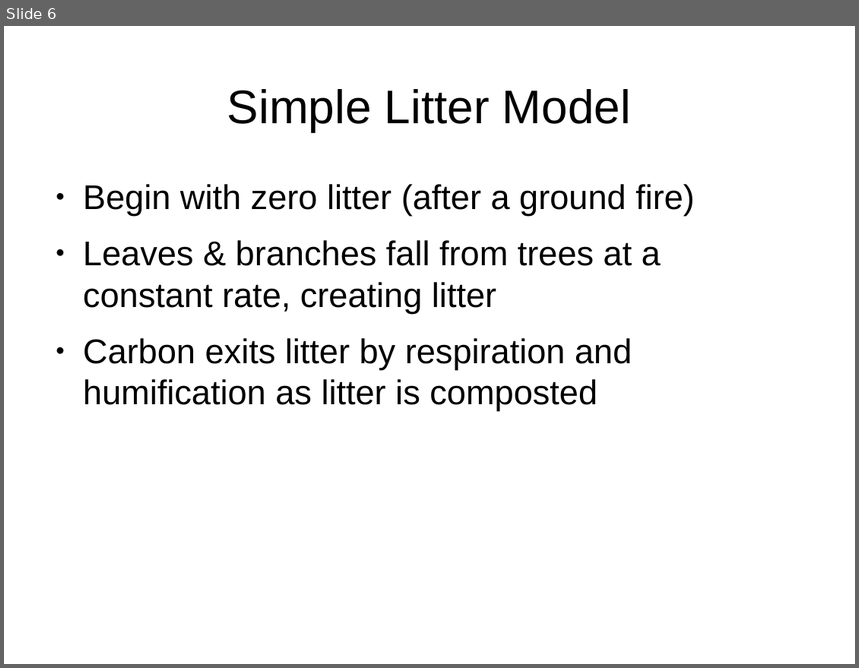
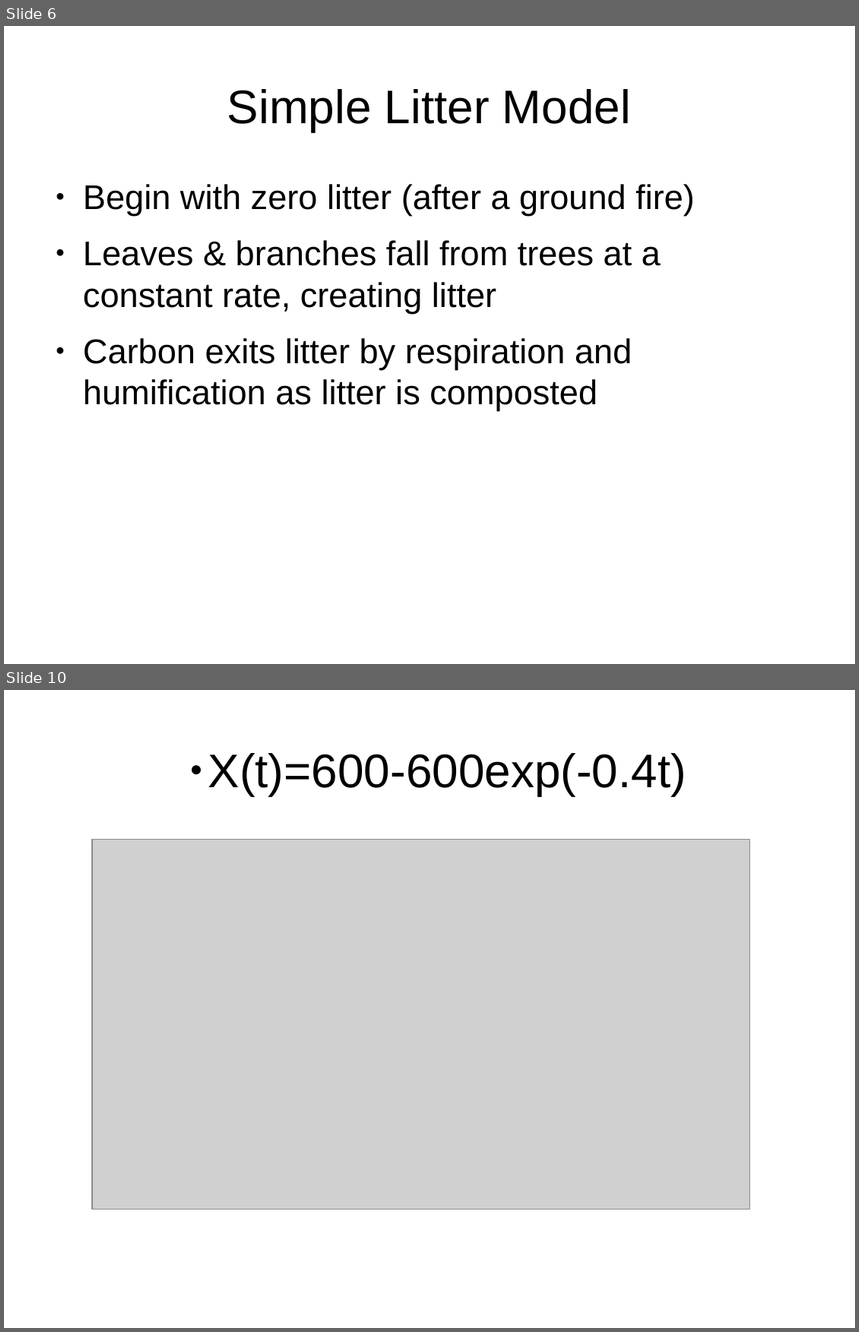
Before and after one commit to colefichter/math372_project_2, a slide deck: slides.odp. Shown one above the other, each under a label of ours: slide 6 before the commit, slides 6 and 10 after it; the slides between them are not shown. The pictures are 859x668 and 859x1332 pixels, drawn with LibreOffice and Linux fonts; fonts in the diff are those of the drawing; grey boxes stand for pictures. Boxes give left, top, right and bottom in pixels: in the first picture for what was removed or moved away, otherwise in the second. Text is boxed around its words. In the diff, an @@ line names an element or a change of style, - is before the commit and + after.

```diff
--- a/slides.odp
+++ b/slides.odp
@@ slide 10 added at (4, 690, 855, 1328), background #FFFFFF @@
@@ title added at (208, 753, 686, 796), 44 pt, text #000000 @@
+  ● X(t)=600-600exp(-0.4t)
@@ picture added at (92, 839, 750, 1209) @@
```
Also in this commit, not shown: 2 slides changed, 6 other slides added, 1 other file.
